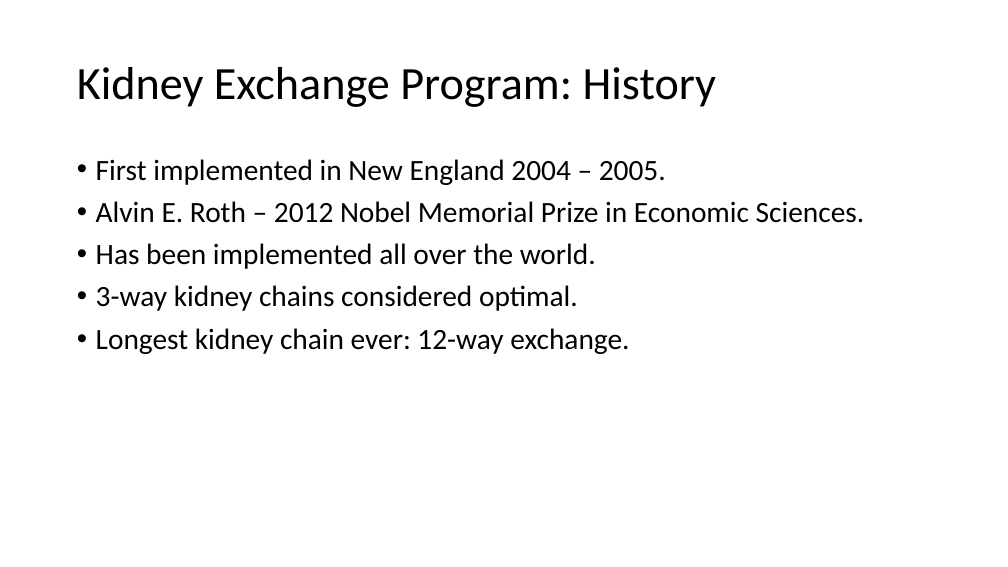
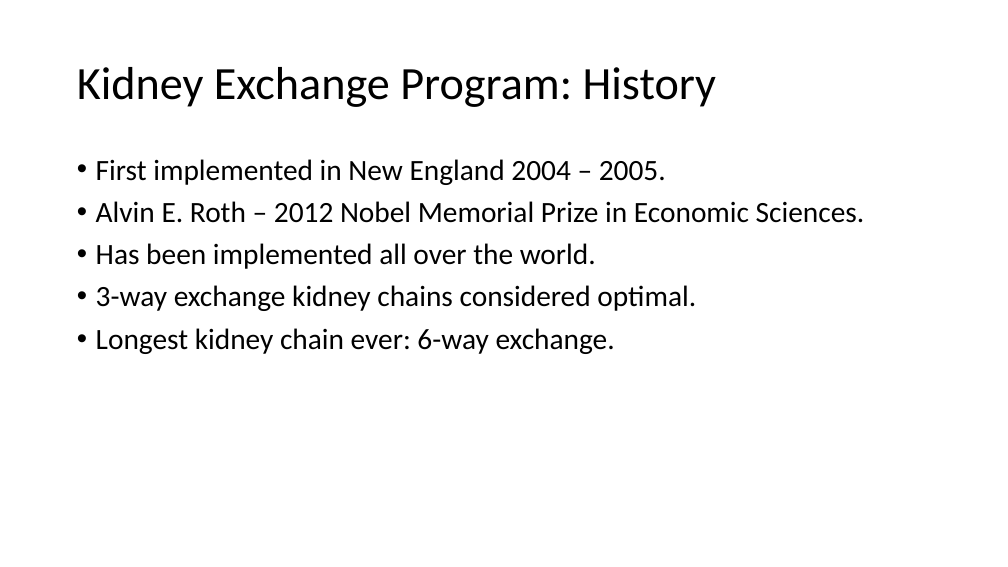
Before and after one commit to Kjarten/KidneyExchange-IS, a slide deck: slide 3 of Kidney Exchange Program.pptx. Drawn at 1008x567 pixels with LibreOffice and Linux fonts; fonts in the diff are those of the drawing. Boxes give left, top, right and bottom in pixels: in the first picture for what was removed or moved away, otherwise in the second. Text is boxed around its words. In the diff, an @@ line names an element or a change of style, - is before the commit and + after.

```diff
--- a/Kidney Exchange Program.pptx
+++ b/Kidney Exchange Program.pptx
@@ text at box(96, 285, 696, 354): text changed @@
-• 3-way kidney chains considered optimal.
-• Longest kidney chain ever: 12-way exchange.
+• 3-way exchange kidney chains considered optimal.
+• Longest kidney chain ever: 6-way exchange.
```
Also in this commit, not shown: 5 other slides changed.
